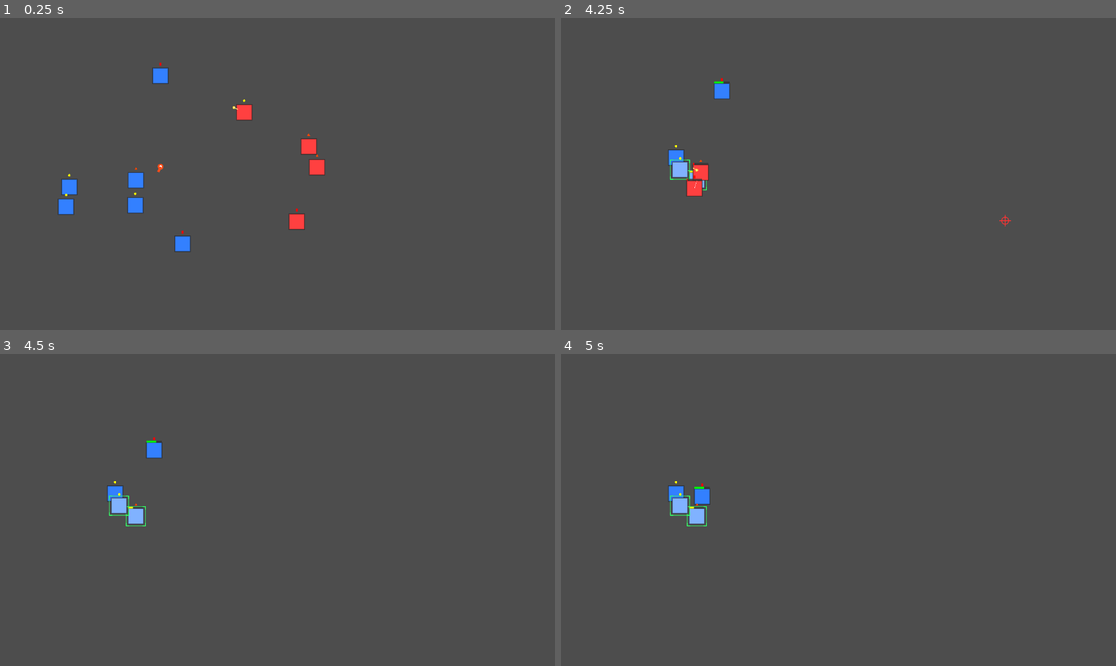
Above: before the commit, frames 1-4 (two rows, left to right).
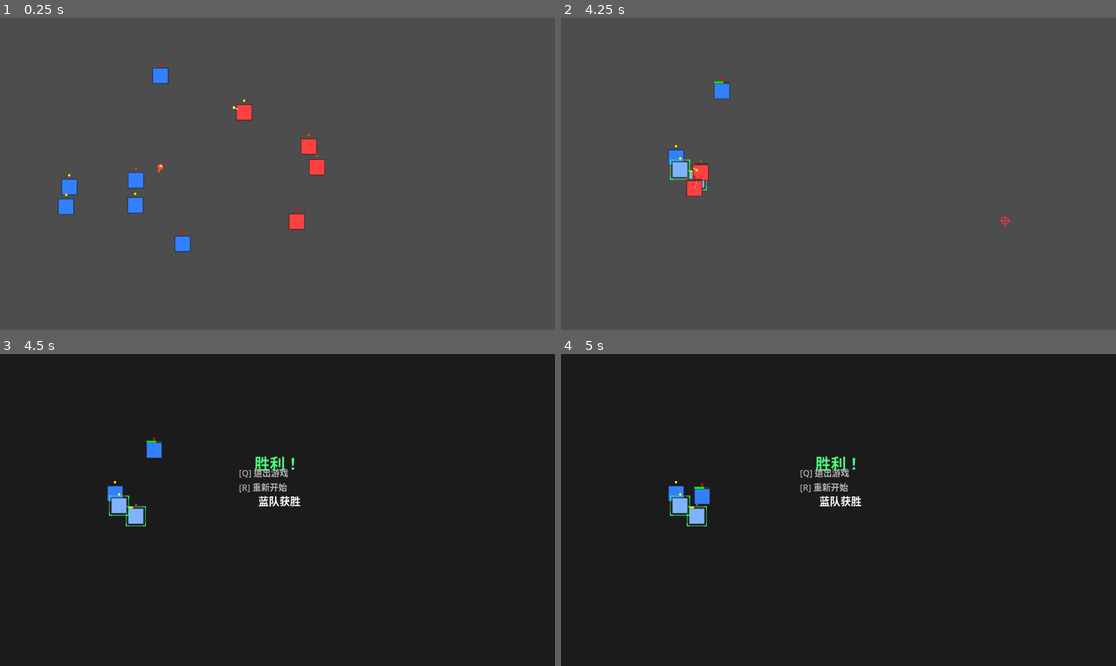
Above: after the commit, the same moments.

Repository: ZhanXuzhao/SpaceRTS
Game: Godot game, scene res://scenes/main.tscn
Two runs of this game, one before a commit and one after it. Both use one fixed random seed, a clock stepped at 60 frames per second and the inputs below.
Inputs (mouse positions are in pixels of both pictures, inside the frame that each line leads up to):
- Up to frame 1 (0.25 s): no input
- Up to frame 2 (4.25 s): tap Enter at 0.5 s; move the mouse to (960, 158) at 0.52 s; tap R at 0.6, 2.1 s; click (960, 158) at 0.67 s; tap Q at 0.8, 2.3, 3.8 s; drag from (727, 189) to (721, 77) at 1.27 s; move the mouse to (894, 105) at 2.02 s; drag from (810, 236) to (677, 158) at 2.77 s; move the mouse to (1005, 220) at 3.52 s; hold A from 3.53 s (still down); hold Shift from 3.53 s (still down)
- Up to frame 3 (4.5 s): release A at 4.25 s; release Shift at 4.25 s; tap Space at 4.25 s; drag from (111, 463) to (194, 432) at 4.27 s
- Up to frame 4 (5 s): no input

Frames 1-2 are identical in both runs. In frame 3, 99% of the frame differs, in the area x 0-100%, y 0-100%; in frame 4, 99%.

Commit message:
Add game over screen: R restart, Q quit

Diff:
--- a/scripts/main.gd
+++ b/scripts/main.gd
@@ -21,12 +21,53 @@
 # ----- A 键攻击模式 -----
 var _attack_cursor_mode: bool = false
 
+# ----- 游戏结束状态 -----
+var _game_over: bool = false
+var _winner: String = ""
+
 
 func _ready() -> void:
 	_spawn_units()
 
 
+func _process(_delta: float) -> void:
+	if _game_over:
+		return
+	_check_game_over()
+
+
+func _check_game_over() -> void:
+	var blue_alive := 0
+	var red_alive := 0
+	for unit in _units:
+		if not is_instance_valid(unit) or unit.health <= 0:
+			continue
+		if unit.team == Unit.Team.BLUE:
+			blue_alive += 1
+		else:
+			red_alive += 1
+
+	if blue_alive == 0:
+		_game_over = true
+		_winner = "红队"
+	elif red_alive == 0:
+		_game_over = true
+		_winner = "蓝队"
+
+	if _game_over:
+		queue_redraw()
+
+
 func _input(event: InputEvent) -> void:
+	# ---- 游戏结束时的键盘操作 ----
+	if _game_over:
+		if event is InputEventKey and event.pressed:
+			if event.keycode == KEY_R:
+				get_tree().reload_current_scene()
+			elif event.keycode == KEY_Q:
+				get_tree().quit()
+		return  # 游戏结束后忽略其他输入
+
 	# ---- 键盘：A 键切换攻击光标模式 ----
 	if event is InputEventKey and event.pressed:
 		if event.keycode == KEY_A and not event.echo:
@@ -113,6 +154,37 @@
 
 
 func _draw() -> void:
+	# ---- 游戏结束画面 ----
+	if _game_over:
+		# 半透明遮罩
+		var viewport_size = get_viewport().get_visible_rect().size
+		draw_rect(Rect2(Vector2.ZERO, viewport_size), Color(0, 0, 0, 0.65), true)
+
+		# 结果标题
+		var center = viewport_size / 2
+		var is_victory = _winner == "蓝队"
+		var title = "胜利！" if is_victory else "失败！"
+		var title_color = Color(0.3, 1.0, 0.5) if is_victory else Color(1.0, 0.3, 0.3)
+
+		# 使用简单的字符串绘制（Godot 4 需要 Font）
+		var font = ThemeDB.fallback_font
+		var title_size = font.get_string_size(title, HORIZONTAL_ALIGNMENT_CENTER, -1, 32)
+		font.draw_string(get_canvas_item(), center - title_size / 2 - Vector2(0, 60), title,
+			HORIZONTAL_ALIGNMENT_CENTER, -1, 32, title_color)
+
+		# 副标题
+		var subtitle = _winner + "获胜"
+		font.draw_string(get_canvas_item(), center - Vector2(40, 10), subtitle,
+			HORIZONTAL_ALIGNMENT_CENTER, -1, 22, Color.WHITE)
+
+		# 操作提示
+		font.draw_string(get_canvas_item(), center - Vector2(80, 40), "[R] 重新开始",
+			HORIZONTAL_ALIGNMENT_CENTER, -1, 18, Color(0.7, 0.7, 0.7))
+		font.draw_string(get_canvas_item(), center - Vector2(80, 70), "[Q] 退出游戏",
+			HORIZONTAL_ALIGNMENT_CENTER, -1, 18, Color(0.7, 0.7, 0.7))
+
+		return  # 游戏结束时不再绘制选框和十字
+
 	# 框选矩形
 	if _is_dragging:
 		var rect = _get_drag_rect()
